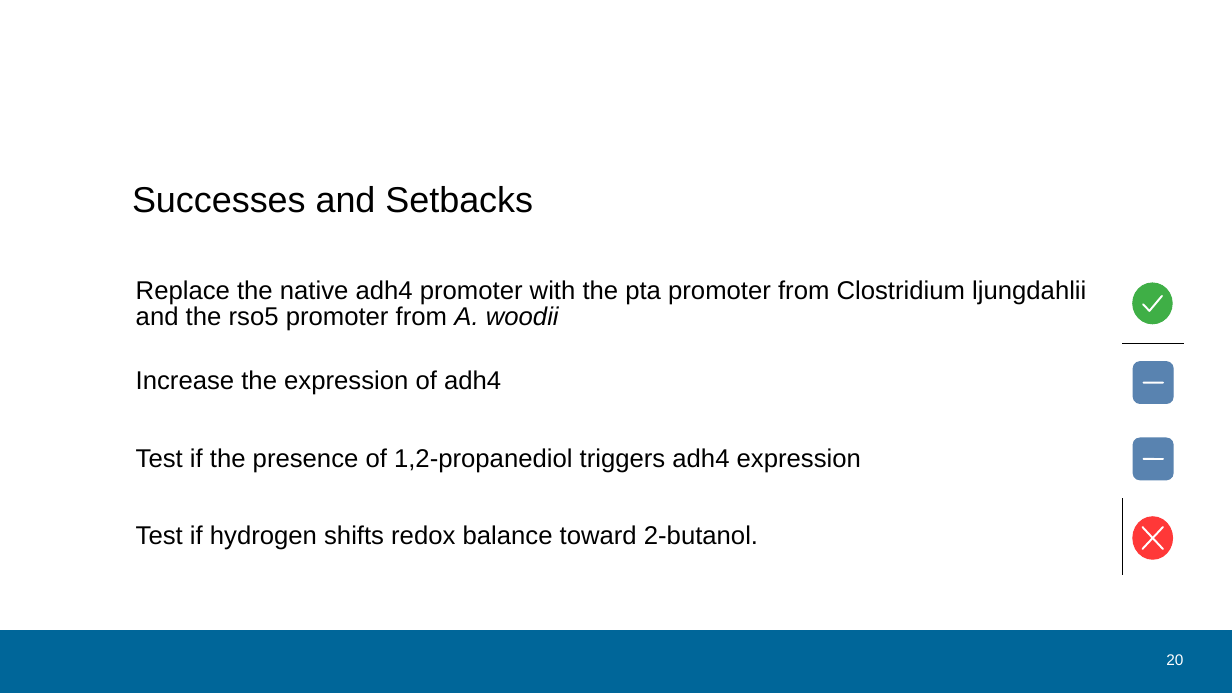
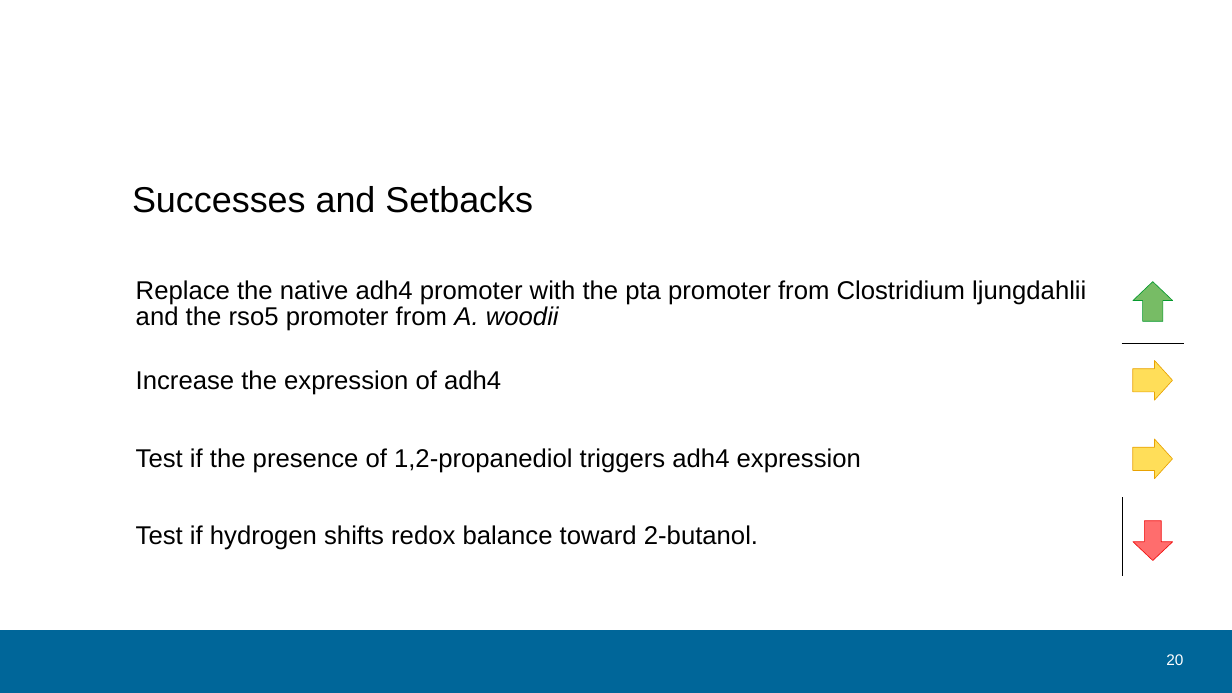
Before and after one commit to sheepfreak221/BSc-Arbeit, a slide deck: slide 20 of präsentation/bsc_version_03_06.odp. Drawn at 1232x693 pixels with LibreOffice and Linux fonts; fonts in the diff are those of the drawing; background and template pictures are left out. Boxes give left, top, right and bottom in pixels: in the first picture for what was removed or moved away, otherwise in the second. Text is boxed around its words. In the diff, an @@ line names an element or a change of style, - is before the commit and + after.

```diff
--- a/präsentation/bsc_version_03_06.odp
+++ b/präsentation/bsc_version_03_06.odp
@@ table at box(132, 266, 1184, 576) @@
@@ borders changed @@
@@ ellipse removed at box(1133, 283, 1173, 323) @@
@@ up arrow added at box(1133, 282, 1173, 322), fill #77BC65, outline #069A2E 0.51 pt @@
@@ freeform shape removed at box(1143, 296, 1163, 311) @@
@@ right arrow added at box(1133, 360, 1173, 400), fill #FFDE59, outline #E8A202 0.51 pt @@
@@ freeform shape removed at box(1134, 362, 1174, 404) @@
@@ line removed from (1144, 383) to (1164, 383) @@
@@ right arrow added at box(1133, 439, 1173, 479), fill #FFDE59, outline #E8A202 0.51 pt @@
@@ freeform shape removed at box(1134, 438, 1174, 480) @@
@@ line removed from (1144, 459) to (1164, 459) @@
@@ ellipse removed at box(1133, 517, 1173, 559) @@
@@ down arrow added at box(1133, 521, 1173, 561), fill #FF6D6D, outline #F10D0C 0.51 pt @@
@@ freeform shape removed at box(1143, 527, 1164, 549) @@
@@ freeform shape removed at box(1143, 527, 1164, 549) @@
```
Also in this commit, not shown: 5 other slides changed, 14 other files.
